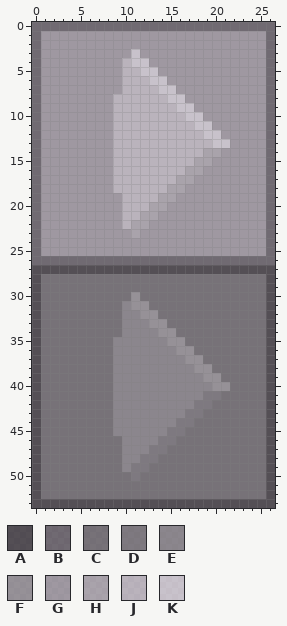
Edited in one commit: pixel-art sprite (assets/mobil/Right_arrow.png). Above: the version before the commit.
The file is 162x324 pixels, drawn in blocks of 6x6; one block is one cell here. Colours within 5 levels of each other are drawn and written as one.
Palette (. is transparent): A #3a3a3acf  B #545454bf  C #656565cf  D #6e6e6ecf  E #7e7e7ecf  F #8b8b8bcf  G #929292bf  H #a0a0a0bf  J #b6b6b6bf  K #cacacabf
The result:
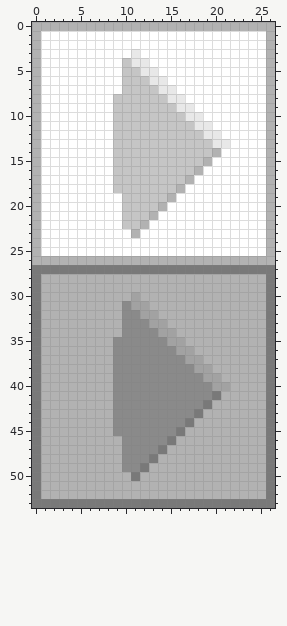
The edit:
colour A: #3a3a3acf -> #797979
colour C: #656565cf -> #b2b2b2
colour E: #7e7e7ecf -> #8a8a8a
colour F: #8b8b8bcf -> #a2a2a2
colour G: #929292bf -> #ffffff
colour J: #b6b6b6bf -> #c5c5c5
colour K: #cacacabf -> #e8e8e8
y 0: x 0..26 BBBBBBBBBBBBBBBBBBBBBBBBBBB -> CCCCCCCCCCCCCCCCCCCCCCCCCCC
y 1..13: x 0 B -> C; x 26 B -> C
y 14: x 0 B -> C; x 19..20 HH -> JC; x 26 B -> C
y 15: x 0 B -> C; x 18..19 HH -> JC; x 26 B -> C
y 16: x 0 B -> C; x 17..18 HH -> JC; x 26 B -> C
y 17: x 0 B -> C; x 16..17 HH -> JC; x 26 B -> C
y 18: x 0 B -> C; x 15..16 HH -> JC; x 26 B -> C
y 19: x 0 B -> C; x 14..15 HH -> JC; x 26 B -> C
y 20: x 0 B -> C; x 13..14 HH -> JC; x 26 B -> C
y 21: x 0 B -> C; x 12..13 HH -> JC; x 26 B -> C
y 22: x 0 B -> C; x 11..12 HH -> JC; x 26 B -> C
y 23: x 0 B -> C; x 11 H -> C; x 26 B -> C
y 24..25: x 0 B -> C; x 26 B -> C
y 26: x 0..26 BBBBBBBBBBBBBBBBBBBBBBBBBBB -> CCCCCCCCCCCCCCCCCCCCCCCCCCC
y 41: x 19..20 DD -> EA
y 42: x 18..19 DD -> EA
y 43: x 17..18 DD -> EA
y 44: x 16..17 DD -> EA
y 45: x 15..16 DD -> EA
y 46: x 14..15 DD -> EA
y 47: x 13..14 DD -> EA
y 48: x 12..13 DD -> EA
y 49: x 11..12 DD -> EA
y 50: x 11 D -> A
Changed places in both pictures, as pixel boxes (x1, y1, x2, y2):
changed: (32, 22, 275, 508)
